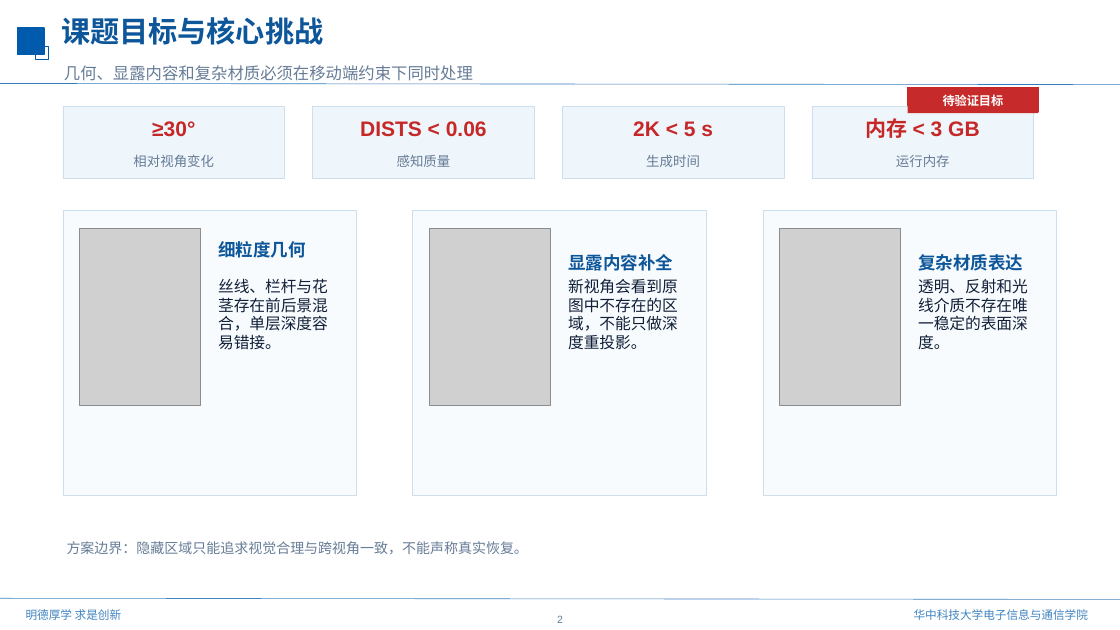
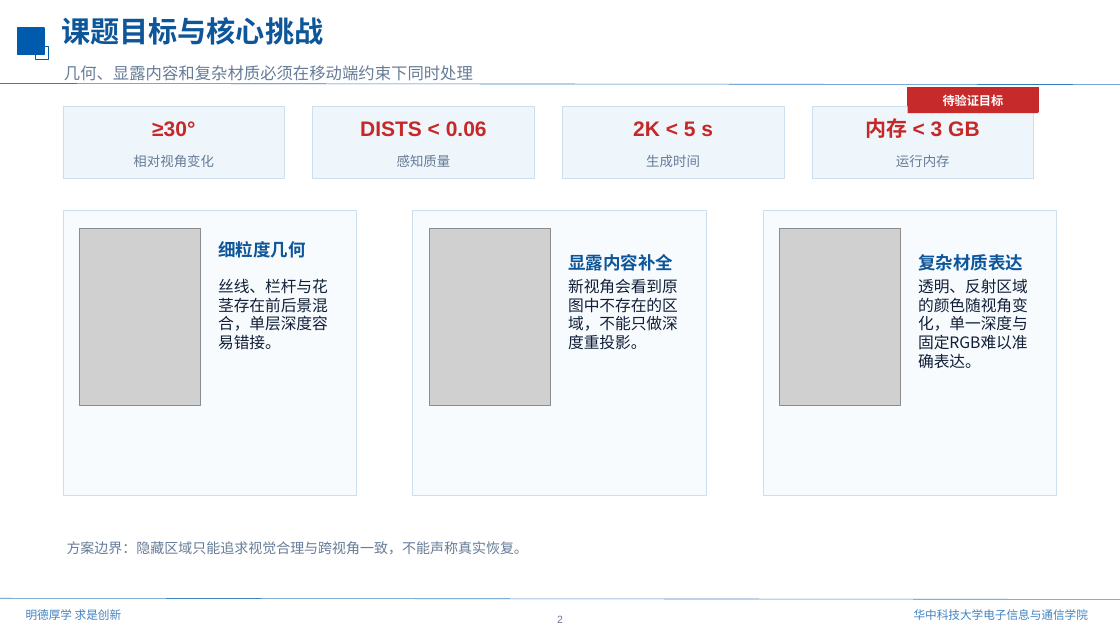
Before and after one commit to mengmcy1/gastric-cbm, a slide deck: slide 2 of 汇报/总体Framework7_22.pptx. Drawn at 1120x630 pixels with LibreOffice and Linux fonts; fonts in the diff are those of the drawing; grey boxes stand for pictures; background and template pictures are left out. Boxes give left, top, right and bottom in pixels: in the first picture for what was removed or moved away, otherwise in the second. Text is boxed around its words. In the diff, an @@ line names an element or a change of style, - is before the commit and + after.

```diff
--- a/汇报/总体Framework7_22.pptx
+++ b/汇报/总体Framework7_22.pptx
@@ text at bbox=[918, 279, 1028, 368]: text changed @@
-透明、反射和光线介质不存在唯一稳定的表面深度。
+透明、反射区域的颜色随视角变化，单一深度与固定RGB难以准确表达。
```
Also in this commit, not shown: 7 other slides changed, 3 other files.
